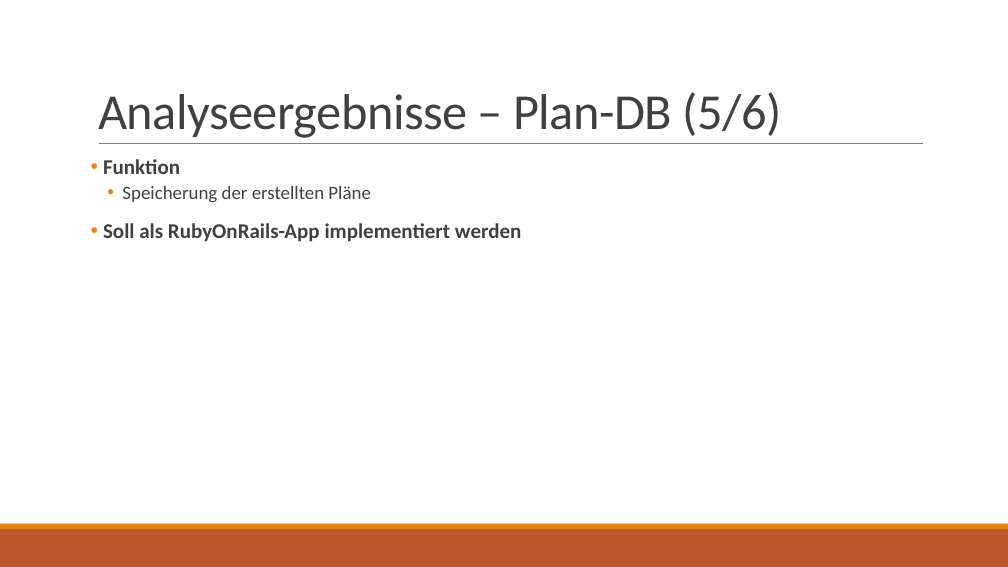
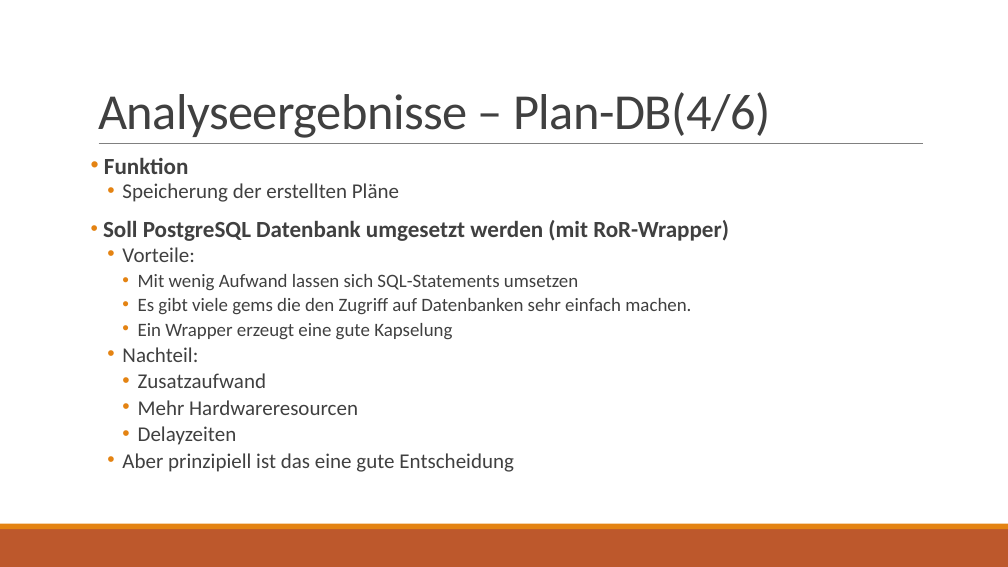
Before and after one commit to jnk111/AI_Praktikum, a slide deck: slide 6 of Aufgaben/P4/Loesung/Wochenplansoftware - Architekturbewertung.pptx. Drawn at 1008x567 pixels with LibreOffice and Linux fonts; fonts in the diff are those of the drawing. Boxes give left, top, right and bottom in pixels: in the first picture for what was removed or moved away, otherwise in the second. Text is boxed around its words. In the diff, an @@ line names an element or a change of style, - is before the commit and + after.

```diff
--- a/Aufgaben/P4/Loesung/Wochenplansoftware - Architekturbewertung.pptx
+++ b/Aufgaben/P4/Loesung/Wochenplansoftware - Architekturbewertung.pptx
@@ title at [98,92,770,138]: text changed @@
-Analyseergebnisse – Plan-DB (5/6)
+Analyseergebnisse – Plan-DB(4/6)
@@ text at [104,158,399,202]: size 20 to 22 pt in "Funktion"; size 18 to 20 pt in "Speicherung der erstellten Pläne"; line spacing 0.9 to 0.8 @@
@@ text at [103,220,729,472]: text changed; size 20 to 18 pt; bold off @@
-• Soll als RubyOnRails-App implementiert werden
+• Soll PostgreSQL Datenbank umgesetzt werden (mit RoR-Wrapper)
+  • Vorteile:
+    • Mit wenig Aufwand lassen sich SQL-Statements umsetzen
+    • Es gibt viele gems die den Zugriff auf Datenbanken sehr einfach machen.
+    • Ein Wrapper erzeugt eine gute Kapselung
+  • Nachteil:
+    • Zusatzaufwand
+    • Mehr Hardwareresourcen
+    • Delayzeiten
+  • Aber prinzipiell ist das eine gute Entscheidung
```
Also in this commit, not shown: 8 other slides changed, 2 slides added, 1 other file.
